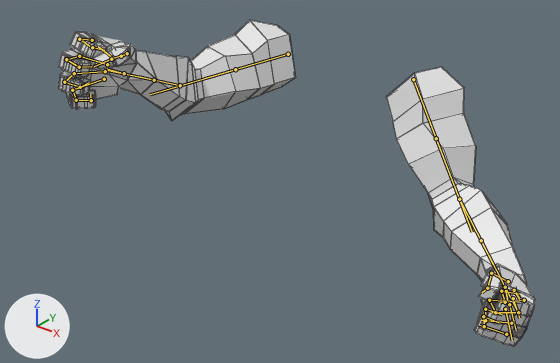
The FBX model Assets/GhostPuncher/Models/arms_grab.fbx as it was, and as the next commit left it.
The view is the same before and after, from a 50 mm lens placed at (0.992, -1.443, 0.346), pointed at (0.108, -0.337, -0.339). Arrows for +X, +Y and +Z are at lower left; the lights stay in place. The picture after the commit comes second. Both versions are drawn at frame 17 of the action 'Scene'; the numbers are the values there. The bones that change, and the others that lie on the model, are drawn over the model as lines. Mesh edges are drawn as thin lines.

Objects in the first picture: 'NEW ARM'.
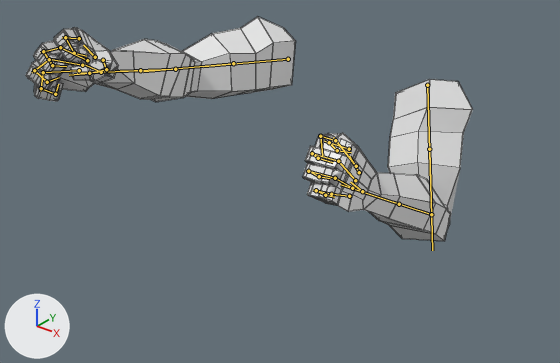
The change, as a diff of the scene's bpy script:
```diff
--- a/Assets/GhostPuncher/Models/arms_grab.fbx.py
+++ b/Assets/GhostPuncher/Models/arms_grab.fbx.py
@@ bone_def_upper_arm_l @@
 bone_def_upper_arm_l = bpy.data.objects['NEW RIGRIG'].pose.bones['DEF-upper_arm.L']  # child of 'DEF-shoulder.L'
-bone_def_upper_arm_l.location = (0.0, 0.0, 0.0)
-bone_def_upper_arm_l.rotation_quaternion = (0.955, 0.258, 0.0, -0.149)  # degrees (30, 4, -17)
+bone_def_upper_arm_l.location = (-0.024, 0.033, 0.015)
+bone_def_upper_arm_l.rotation_quaternion = (0.895, 0.366, 0.0, -0.254)  # degrees (42, 11, -28)
@@ bone_def_upper_arm_l_001 @@
 bone_def_upper_arm_l_001 = bpy.data.objects['NEW RIGRIG'].pose.bones['DEF-upper_arm.L.001']  # child of 'DEF-upper_arm.L'
-bone_def_upper_arm_l_001.rotation_quaternion = (0.974, 0.0, -0.228, 0.0)  # degrees (0, -26, 0)
+bone_def_upper_arm_l_001.rotation_quaternion = (1.0, 0.0, -0.012, 0.0)  # degrees (0, -1, 0)
@@ bone_def_forearm_l @@
 bone_def_forearm_l = bpy.data.objects['NEW RIGRIG'].pose.bones['DEF-forearm.L']  # child of 'DEF-upper_arm.L'
-bone_def_forearm_l.rotation_quaternion = (0.878, 0.139, -0.394, 0.232)  # degrees (5, -49, 27)
+bone_def_forearm_l.rotation_quaternion = (0.779, 0.586, 0.022, 0.224)  # degrees (71, -13, 23)
@@ bone_def_hand_l @@
 bone_def_hand_l = bpy.data.objects['NEW RIGRIG'].pose.bones['DEF-hand.L']  # child of 'DEF-forearm.L'
-bone_def_hand_l.rotation_quaternion = (0.974, 0.157, -0.127, -0.102)  # degrees (20, -12, -14)
+bone_def_hand_l.rotation_quaternion = (0.978, 0.126, -0.148, 0.076)  # degrees (14, -18, 7)
@@ bone_def_upper_arm_r @@
 bone_def_upper_arm_r = bpy.data.objects['NEW RIGRIG'].pose.bones['DEF-upper_arm.R']  # child of 'DEF-shoulder.R'
-bone_def_upper_arm_r.location = (-0.025, -0.033, 0.001)
-bone_def_upper_arm_r.rotation_quaternion = (0.798, 0.574, 0.0, -0.184)  # degrees (70, 12, -17)
+bone_def_upper_arm_r.location = (-0.031, -0.061, 0.03)
+bone_def_upper_arm_r.rotation_quaternion = (0.768, 0.566, 0.0, -0.298)  # degrees (68, 20, -29)
@@ bone_def_upper_arm_r_001 @@
 bone_def_upper_arm_r_001 = bpy.data.objects['NEW RIGRIG'].pose.bones['DEF-upper_arm.R.001']  # child of 'DEF-upper_arm.R'
-bone_def_upper_arm_r_001.rotation_quaternion = (0.995, 0.0, 0.098, 0.0)  # degrees (0, 11, 0)
+bone_def_upper_arm_r_001.rotation_quaternion = (0.999, 0.0, 0.036, 0.0)  # degrees (0, 4, 0)
@@ bone_def_forearm_r @@
 bone_def_forearm_r = bpy.data.objects['NEW RIGRIG'].pose.bones['DEF-forearm.R']  # child of 'DEF-upper_arm.R'
-bone_def_forearm_r.rotation_quaternion = (0.937, 0.271, 0.158, -0.155)  # degrees (30, 22, -13)
+bone_def_forearm_r.rotation_quaternion = (0.984, 0.141, 0.055, -0.093)  # degrees (16, 8, -10)
@@ bone_def_hand_r @@
 bone_def_hand_r = bpy.data.objects['NEW RIGRIG'].pose.bones['DEF-hand.R']  # child of 'DEF-forearm.R'
-bone_def_hand_r.rotation_quaternion = (0.956, -0.072, 0.228, -0.167)  # degrees (-14, 24, -23)
+bone_def_hand_r.rotation_quaternion = (0.955, 0.021, 0.21, -0.208)  # degrees (-3, 24, -25)
@@ bone_def_thumb_02_r @@
 bone_def_thumb_02_r = bpy.data.objects['NEW RIGRIG'].pose.bones['DEF-thumb.02.R']  # child of 'DEF-thumb.01.R'
-bone_def_thumb_02_r.rotation_quaternion = (0.865, 0.433, -0.248, -0.052)  # degrees (57, -23, -19)
+bone_def_thumb_02_r.rotation_quaternion = (0.915, 0.371, -0.152, -0.047)  # degrees (46, -14, -12)
@@ bone_def_palm_04_r @@
 bone_def_palm_04_r = bpy.data.objects['NEW RIGRIG'].pose.bones['DEF-palm.04.R']  # child of 'DEF-hand.R'
-bone_def_palm_04_r.rotation_quaternion = (0.984, 0.006, -0.001, 0.177)  # degrees (1, 0, 20)
+bone_def_palm_04_r.rotation_quaternion = (0.976, 0.006, -0.001, 0.217)  # degrees (1, 0, 25)
```

What differs and where, as boxes [x1, y1, x2, y2] in the pictures (560 x 363 px):
'NEW ARM', posed (6% narrower, 31% shorter): before [58, 20, 535, 346]; after [26, 17, 473, 241]
bone 'DEF-upper_arm.L', root to tip: before (413, 79) to (448, 171); after (427, 85) to (430, 184)
bone 'DEF-upper_arm.L.001', root to tip: before (436, 138) to (472, 232); after (429, 149) to (432, 250)
bone 'DEF-forearm.L', root to tip: before (459, 199) to (493, 265); after (431, 214) to (379, 197)
bone 'DEF-hand.L', root to tip: before (505, 287) to (507, 300); after (362, 191) to (350, 182)
bone 'DEF-upper_arm.R', root to tip: before (288, 54) to (206, 78); after (288, 59) to (203, 66)
bone 'DEF-upper_arm.R.001', root to tip: before (235, 69) to (150, 94); after (233, 63) to (143, 71)
bone 'DEF-forearm.R', root to tip: before (180, 85) to (138, 76); after (175, 69) to (120, 71)
bone 'DEF-hand.R', root to tip: before (124, 73) to (107, 69); after (101, 72) to (85, 65)
bone 'DEF-thumb.02.R', root to tip: before (127, 53) to (111, 59); after (106, 69) to (89, 73)
bone 'DEF-palm.04.R', root to tip: before (104, 79) to (72, 90); after (79, 70) to (42, 72)
